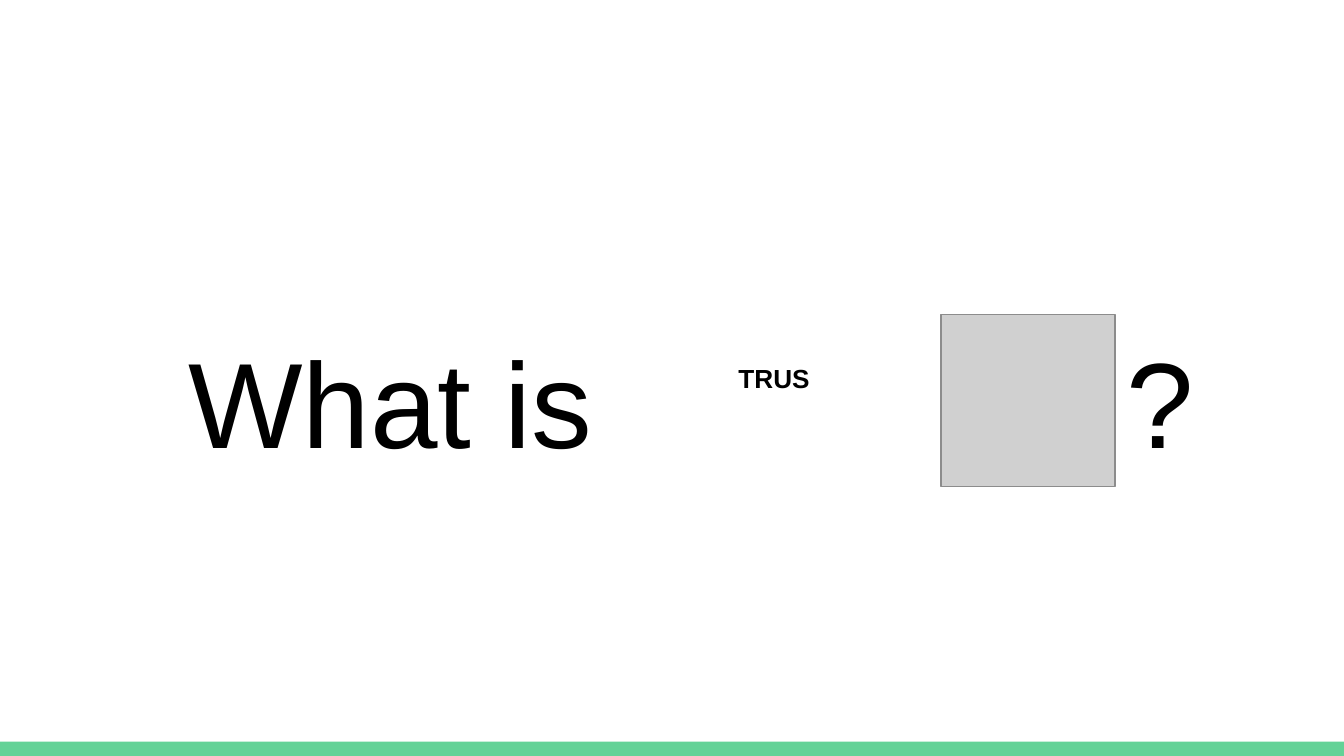
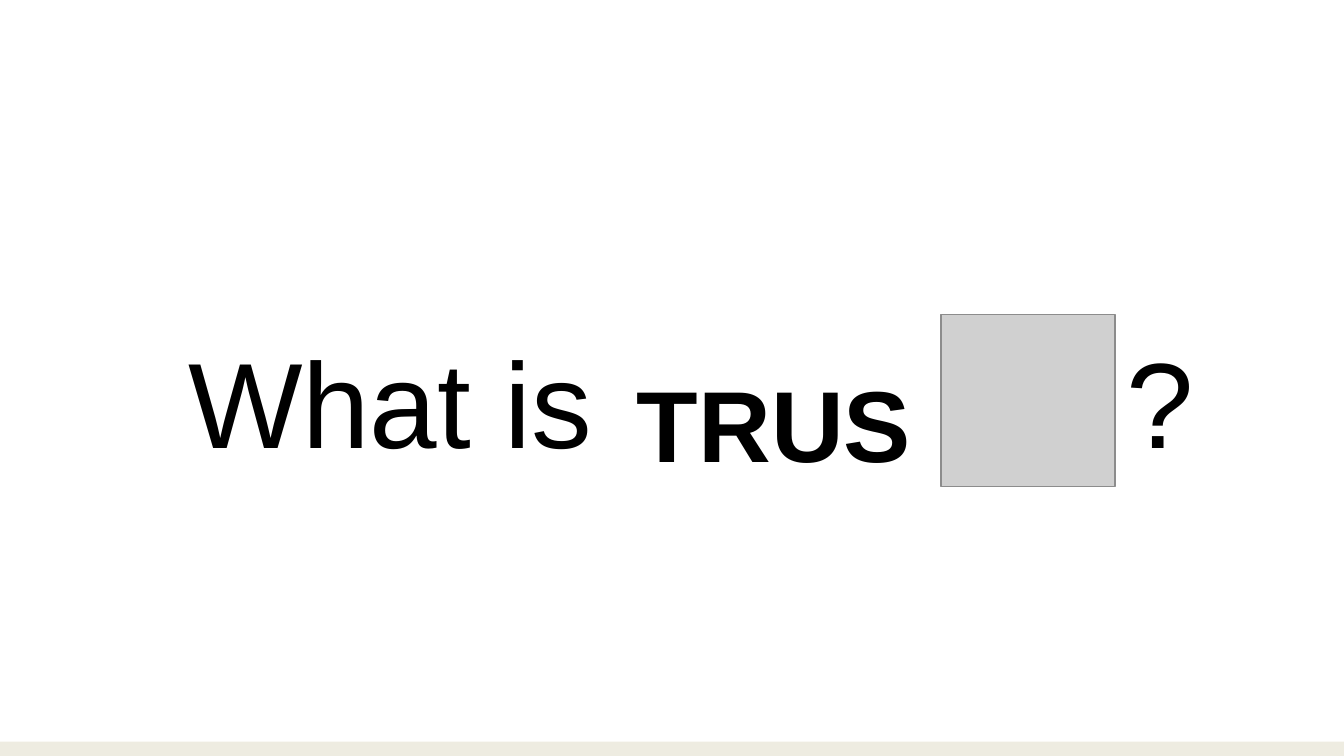
Before and after one commit to Kar-R/TrusTD-FinHacks-, a slide deck: slide 3 of TrusTD.pptx. Drawn at 1344x756 pixels with LibreOffice and Linux fonts; fonts in the diff are those of the drawing; grey boxes stand for pictures. Boxes give left, top, right and bottom in pixels: in the first picture for what was removed or moved away, otherwise in the second. Text is boxed around its words. In the diff, an @@ line names an element or a change of style, - is before the commit and + after.

```diff
--- a/TrusTD.pptx
+++ b/TrusTD.pptx
@@ text "TRUS" at (637, 391, 911, 463): size 14 to 54 pt, letter outline #000000 3 pt to none @@
@@ rectangle at (0, 742, 1344, 756): fill #63D297 to #EEECE1 @@
```
Also in this commit, not shown: 7 other slides changed, 1 other file.
